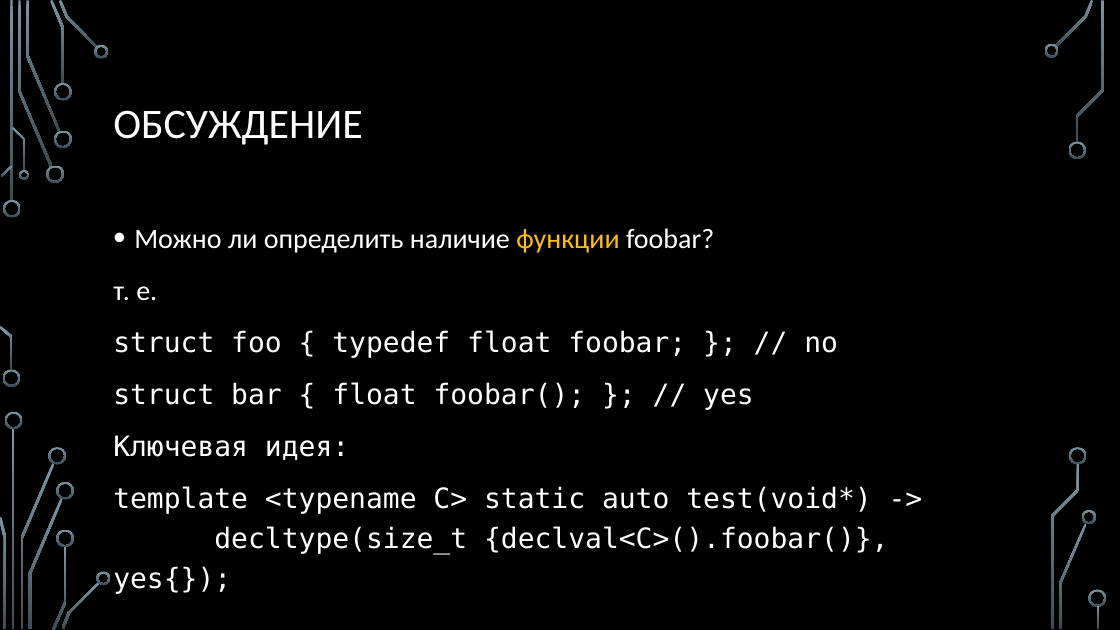
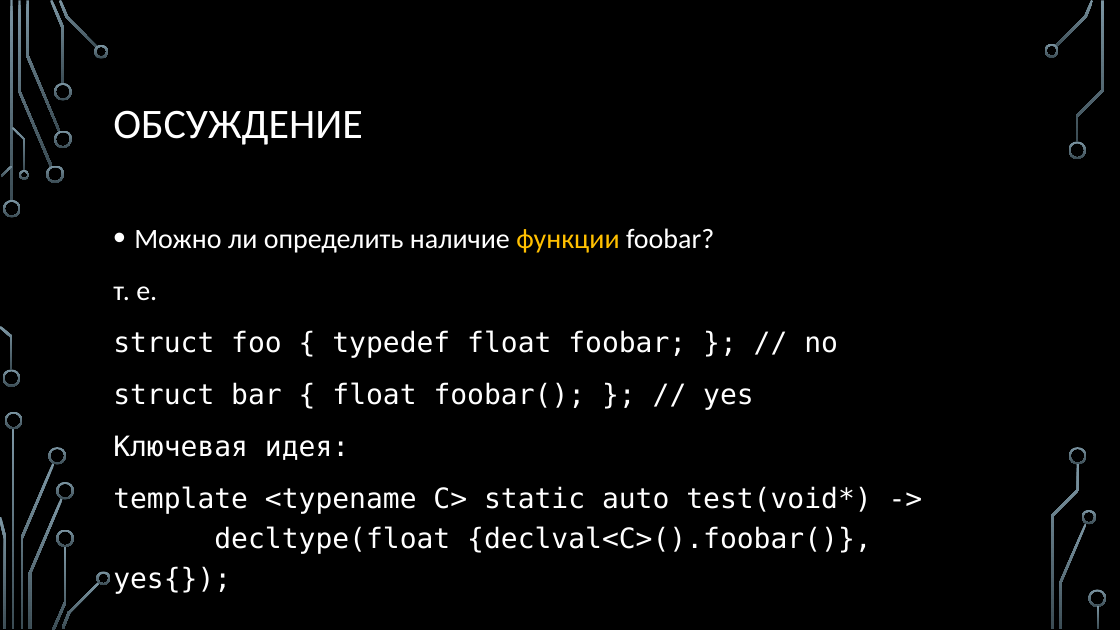
Before and after one commit to MIPT-ILab/cpp-lects-rus, a slide deck: slide 50 of slides/lec2-8-sfinae.pptx (slide 30 before the commit). Drawn at 1120x630 pixels with LibreOffice and Linux fonts; fonts in the diff are those of the drawing; background and template pictures are left out. Boxes give left, top, right and bottom in pixels: in the first picture for what was removed or moved away, otherwise in the second. Text is boxed around its words. In the diff, an @@ line names an element or a change of style, - is before the commit and + after.

```diff
--- a/slides/lec2-8-sfinae.pptx
+++ b/slides/lec2-8-sfinae.pptx
@@ text at (113, 486, 872, 594): text changed @@
-template <typename C> static auto test(void*) ->
-decltype(size_t {declval<C>().foobar()}, yes{});
+template <typename C> static auto test(void*) ->
+decltype(float {declval<C>().foobar()}, yes{});
```
Also in this commit, not shown: 10 other slides changed, 31 slides added, 2 slides removed, 14 other files.
